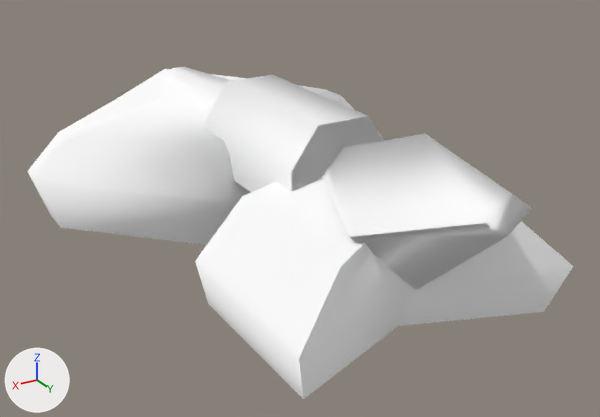
Two versions of the OBJ model Assets/Art/Nova1492/GXConverted/Models/Characters/MobAndBoss/datan_common_moblegs31_7a686f89.obj, one commit apart.
One viewpoint serves both versions: a 50 mm lens placed at (2.11, 3.48, 1.16), pointed at (-0.07, -0.16, -0.66). Arrows for +X, +Y and +Z are at lower left; the lights stay in place. The first picture is the older version. Where no turn or scale is listed for an object, it has been applied to the vertices.

Before the edit, the objects in view are built like this:
```python
me_datan_common_moblegs31_7a686f89 = bpy.data.meshes.new('datan_common_moblegs31_7a686f89')
me_datan_common_moblegs31_7a686f89.from_pydata(...)  # 76 vertices, 109 faces; spans x -1.13..1.13, y -2.25..1.46, z -0.86..0.1
me_datan_common_moblegs31_7a686f89.materials.append(mat_datan_common_moblegs31_7a686f89)  # its picture is missing
ob_datan_common_moblegs31_7a686f89 = bpy.data.objects.new('datan_common_moblegs31_7a686f89', me_datan_common_moblegs31_7a686f89)
ob_datan_common_moblegs31_7a686f89.location = (0.0, 0.0, 0.0)
```
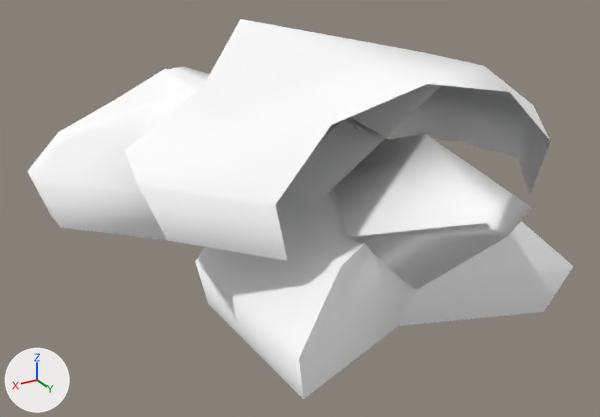
Pixel boxes (x1, y1, x2, y2) of what changed, in the pictures (600 x 417 px):
'datan_common_moblegs31_7a686f89_mesh01', added
    after: (125, 19, 551, 260)
'datan_common_moblegs31_7a686f89_mesh02', added
    after: (286, 84, 435, 204)
'datan_common_moblegs31_7a686f89_mesh04', added (mostly hidden)
    after: (312, 85, 442, 204)
'datan_common_moblegs31_7a686f89_mesh05', added (mostly hidden)
    after: (346, 117, 389, 141)
'datan_common_moblegs31_7a686f89_mesh03', added (mostly hidden)
    after: (342, 119, 377, 138)

Edits to the bpy script that builds the scene:
```text
Add me_datan_common_moblegs31_7a686f89_mesh05:
    me_datan_common_moblegs31_7a686f89_mesh05.from_pydata([(0.363, -0.003, 0.239), (0.346, 0.667, 0.239), (-0.38, 0.672, -0.239), (-0.363, 0.002, -0.239), (0.346, 0.667, 0.239), (0.363, -0.003, 0.239), (-0.363, 0.002, -0.239), (-0.38, 0.672, -0.239)], [], [(0, 1, 2), (2, 3, 0), (4, 5, 6), (6, 7, 4)])
    me_datan_common_moblegs31_7a686f89_mesh05.materials.append(mat_datan_common_moblegs31_7a686f89)  # its picture is missing
Add me_datan_common_moblegs31_7a686f89_mesh04:
    me_datan_common_moblegs31_7a686f89_mesh04.from_pydata([(0.363, -0.003, -0.239), (0.346, 0.667, -0.239), (-0.38, 0.672, 0.239), (-0.363, 0.002, 0.239), (0.346, 0.667, -0.239), (0.363, -0.003, -0.239), (-0.363, 0.002, 0.239), (-0.38, 0.672, 0.239)], [], [(0, 1, 2), (2, 3, 0), (4, 5, 6), (6, 7, 4)])
    me_datan_common_moblegs31_7a686f89_mesh04.materials.append(mat_datan_common_moblegs31_7a686f89)  # its picture is missing
Add me_datan_common_moblegs31_7a686f89_mesh03:
    me_datan_common_moblegs31_7a686f89_mesh03.from_pydata([(0.36, -0.007, 0.237), (0.377, 0.659, 0.237), (-0.344, 0.654, -0.237), (-0.361, -0.012, -0.237), (0.378, 0.659, 0.237), (0.36, -0.007, 0.237), (-0.361, -0.012, -0.237), (-0.343, 0.654, -0.237)], [], [(0, 1, 2), (2, 3, 0), (4, 5, 6), (6, 7, 4)])
    me_datan_common_moblegs31_7a686f89_mesh03.materials.append(mat_datan_common_moblegs31_7a686f89)  # its picture is missing
Add me_datan_common_moblegs31_7a686f89_mesh02:
    me_datan_common_moblegs31_7a686f89_mesh02.from_pydata([(0.36, -0.007, -0.237), (0.378, 0.659, -0.237), (-0.343, 0.654, 0.237), (-0.361, -0.012, 0.237), (0.377, 0.659, -0.237), (0.36, -0.007, -0.237), (-0.361, -0.012, 0.237), (-0.344, 0.654, 0.237)], [], [(0, 1, 2), (2, 3, 0), (4, 5, 6), (6, 7, 4)])
    me_datan_common_moblegs31_7a686f89_mesh02.materials.append(mat_datan_common_moblegs31_7a686f89)  # its picture is missing
Add me_datan_common_moblegs31_7a686f89_mesh01:
    me_datan_common_moblegs31_7a686f89_mesh01.from_pydata(...)  # 23 vertices, 32 faces; spans x -1.08..1.08, y -0.76..0.98, z -0.31..0.31
    me_datan_common_moblegs31_7a686f89_mesh01.materials.append(mat_datan_common_moblegs31_7a686f89)  # its picture is missing
Add ob_datan_common_moblegs31_7a686f89_mesh05:
    ob_datan_common_moblegs31_7a686f89_mesh05 = bpy.data.objects.new('datan_common_moblegs31_7a686f89_mesh05', me_datan_common_moblegs31_7a686f89_mesh05)
    ob_datan_common_moblegs31_7a686f89_mesh05.location = (0.0, 0.0, 0.0)
Add ob_datan_common_moblegs31_7a686f89_mesh04:
    ob_datan_common_moblegs31_7a686f89_mesh04 = bpy.data.objects.new('datan_common_moblegs31_7a686f89_mesh04', me_datan_common_moblegs31_7a686f89_mesh04)
    ob_datan_common_moblegs31_7a686f89_mesh04.location = (0.0, 0.0, 0.0)
Add ob_datan_common_moblegs31_7a686f89_mesh03:
    ob_datan_common_moblegs31_7a686f89_mesh03 = bpy.data.objects.new('datan_common_moblegs31_7a686f89_mesh03', me_datan_common_moblegs31_7a686f89_mesh03)
    ob_datan_common_moblegs31_7a686f89_mesh03.location = (0.0, 0.0, 0.0)
Add ob_datan_common_moblegs31_7a686f89_mesh02:
    ob_datan_common_moblegs31_7a686f89_mesh02 = bpy.data.objects.new('datan_common_moblegs31_7a686f89_mesh02', me_datan_common_moblegs31_7a686f89_mesh02)
    ob_datan_common_moblegs31_7a686f89_mesh02.location = (0.0, 0.0, 0.0)
Add ob_datan_common_moblegs31_7a686f89_mesh01:
    ob_datan_common_moblegs31_7a686f89_mesh01 = bpy.data.objects.new('datan_common_moblegs31_7a686f89_mesh01', me_datan_common_moblegs31_7a686f89_mesh01)
    ob_datan_common_moblegs31_7a686f89_mesh01.location = (0.0, 0.0, 0.0)
```
